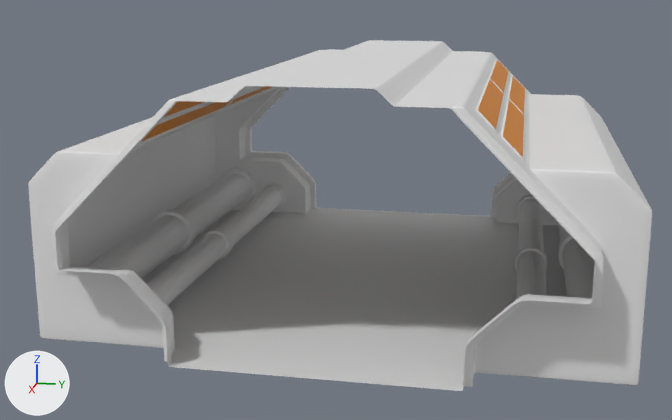
Two versions of the Blender file Content/Models/BlendFiles/SpaceCorridor2.blend, one commit apart.
One viewpoint serves both versions: a camera (50 mm lens) standing at (13.53, 2.19, 4.56) and looking at (0.24, -0.46, 1.23). The lights are fixed; the arrows at lower left show +X, +Y and +Z.

Objects in the first picture: 'Corridor2', 'Corridor2Pipes'.
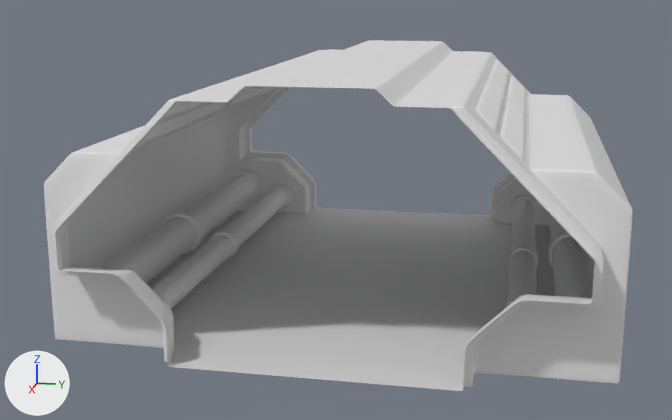
Commit message: Corridor 2 Corner Model

What the commit changed:
Material 'Lights' (mat_lights) changes colour from orange #e78c07 to white #ffffff; in linear values from (0.8, 0.264, 0.00223) to (1.0, 1.0, 1.0).
me_cylinder has 5632 vertices, 5376 faces and spans x -3.5..3.5, y -3.51..3.51, z 0.29..1.04.
me_cylinder is used by ob_corridor2pipes; location (0.0, 0.0, 0.0).
me_cylinder part 1: the whole mesh is scaled about its middle by (1, 0.95, 0.95).
me_cube is used by ob_corridor2; location (0.0, 0.0, 0.0).
me_cube had 3396 vertices, 3316 faces and spanned x -4.0..4.0, y -3.6..3.6, z 0.2..3.48.
me_cube now has 3396 vertices, 3316 faces and spans x -4.0..4.0, y -3.4..3.4, z 0.2..3.48.
me_cube part 2: 277 of the vertices in x -3.5..3.5, y -3.6..-3.12, z 0.2..2.6 are moved by (0.0, 0.2, 0.0).
me_cube part 3: 277 of the vertices in x -3.5..3.5, y 3.12..3.6, z 0.2..2.6 are moved by (0.0, -0.2, 0.0).

Changed parts and their boxes (x1, y1, x2, y2) in the pictures (672 x 420 px; the box of a moved part takes in the faces that stretch with it):
'Corridor2', recoloured, reshaped (orange to white)
    before: (28, 40, 652, 391)
    after: (44, 40, 633, 391)
'Corridor2Pipes', mesh rescaled (6% narrower)
    before: (43, 168, 631, 372)
    after: (56, 169, 607, 370)
part 2 of me_cube, moved or reshaped
    before: (28, 95, 263, 341)
    after: (44, 94, 265, 341)
part 3 of me_cube, moved or reshaped
    before: (540, 94, 652, 385)
    after: (538, 94, 633, 384)
